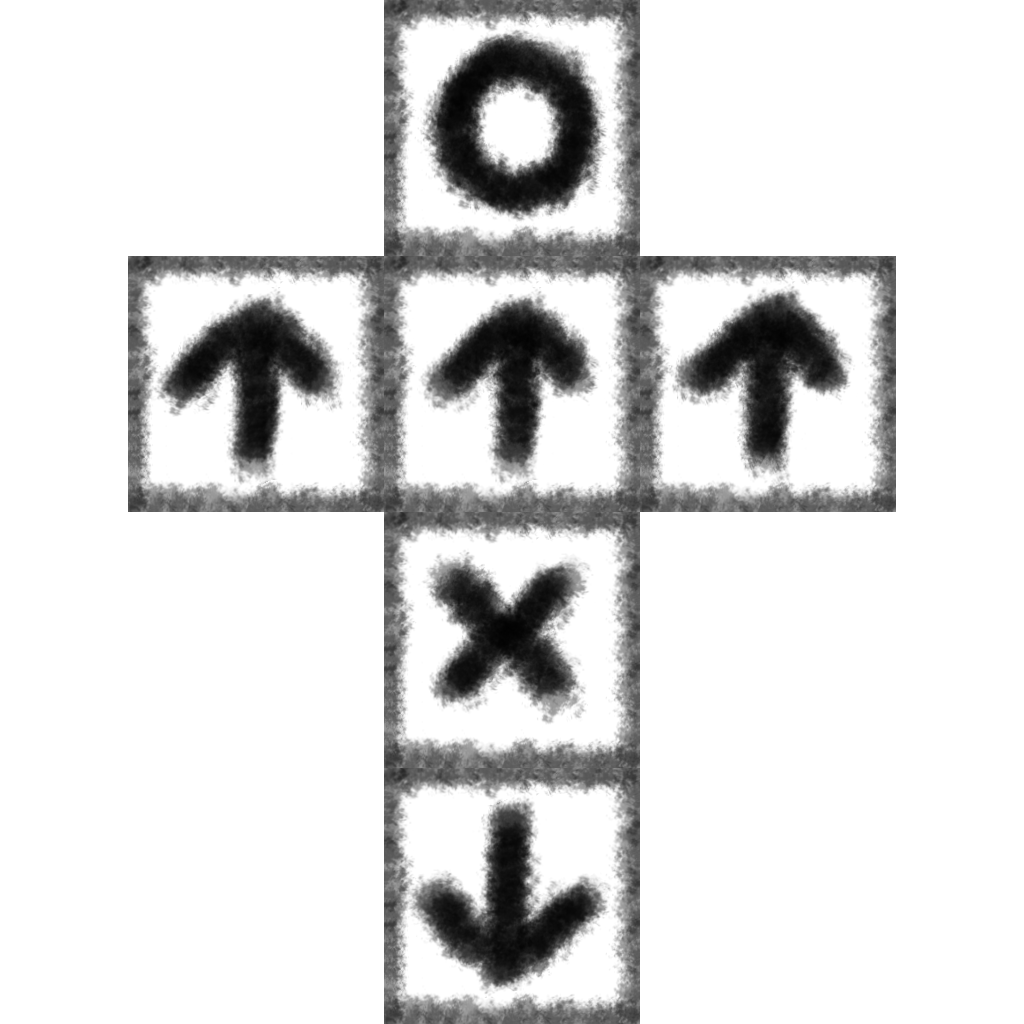
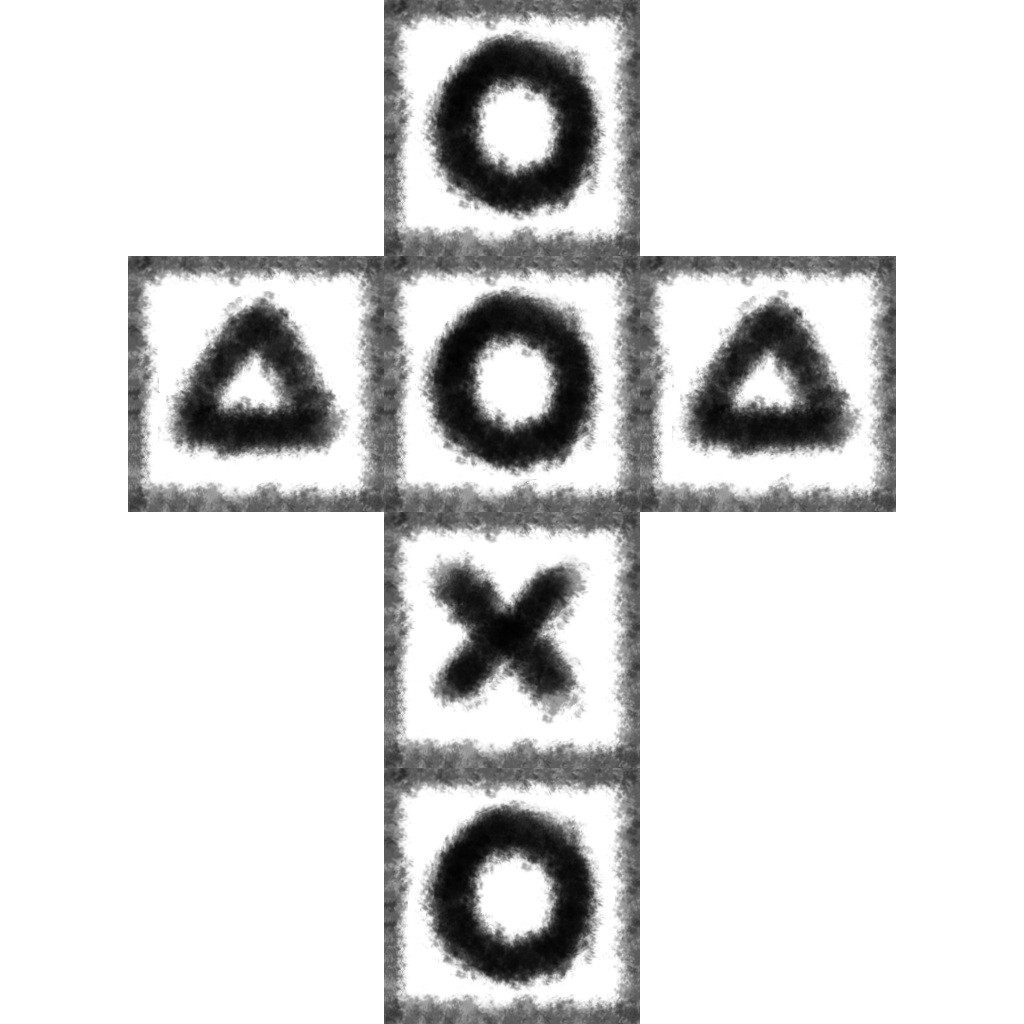
Layers edited between the first and the second (1024, 1024) image:
added layer "Warstwa #1" above "Tło" over [156,279,866,997]
hid "Tło" over [156,279,866,997]
